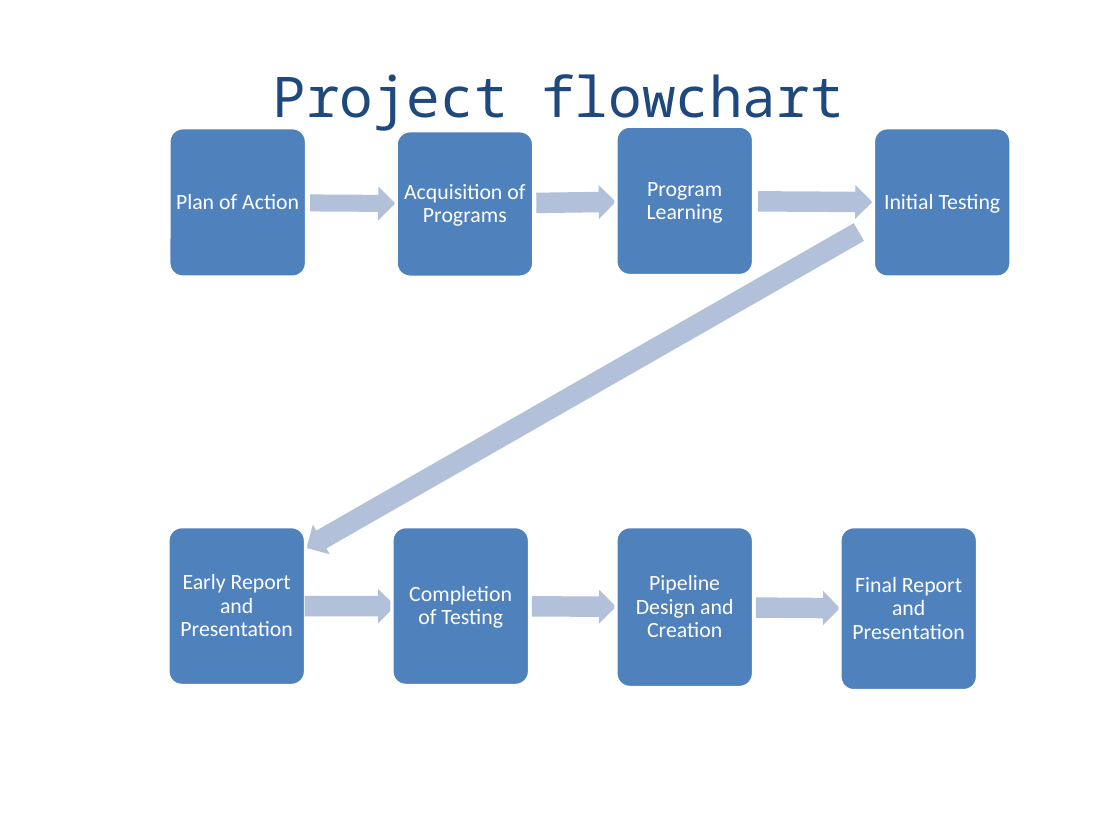
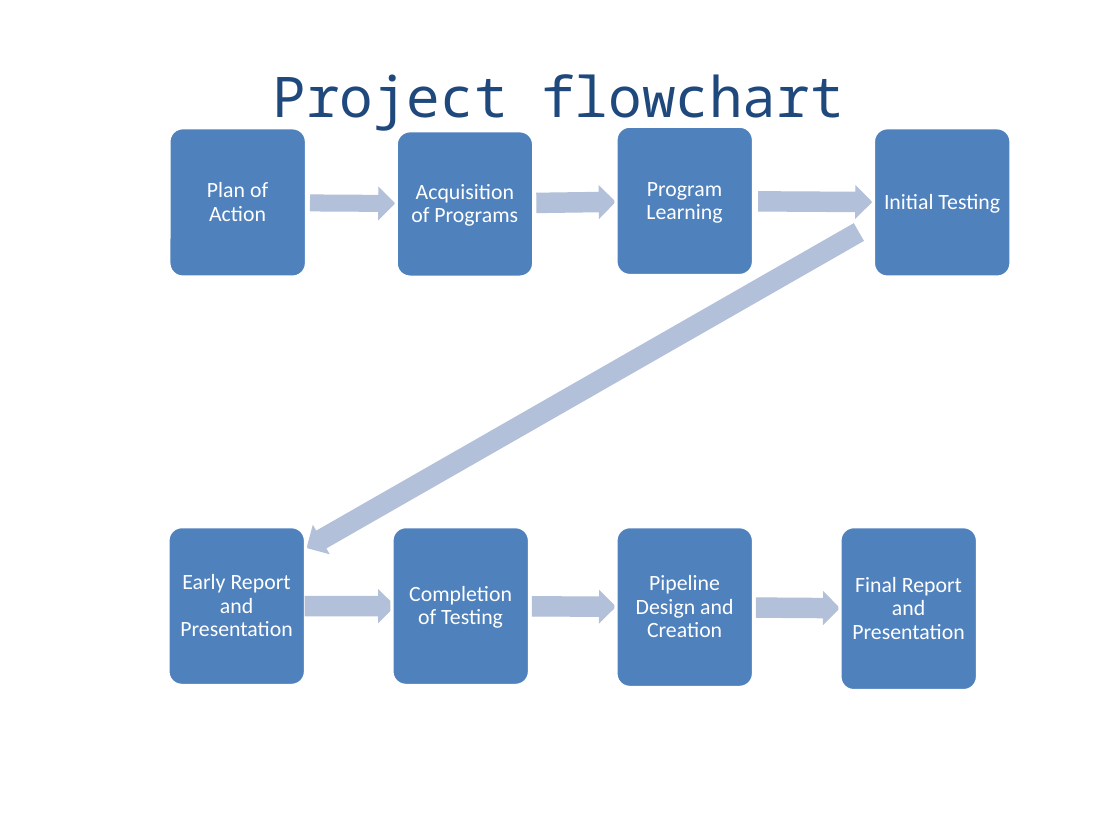
Before and after one commit to naturalis/HTS-barcode-checker, a slide deck: slide 9 of doc/presentationV4.pptx. Drawn at 1120x840 pixels with LibreOffice and Linux fonts; fonts in the diff are those of the drawing. Boxes give left, top, right and bottom in pixels: in the first picture for what was removed or moved away, otherwise in the second. Text is boxed around its words. In the diff, an @@ line names an element or a change of style, - is before the commit and + after.

```diff
--- a/doc/presentationV4.pptx
+++ b/doc/presentationV4.pptx
@@ text "Plan of Action" rewrapped from box(176, 194, 299, 209) to box(207, 182, 268, 221) @@
@@ text "Acquisition of Programs" rewrapped from box(404, 184, 525, 226) to box(411, 184, 518, 226) @@
```
Also in this commit, not shown: 6 other slides changed.
